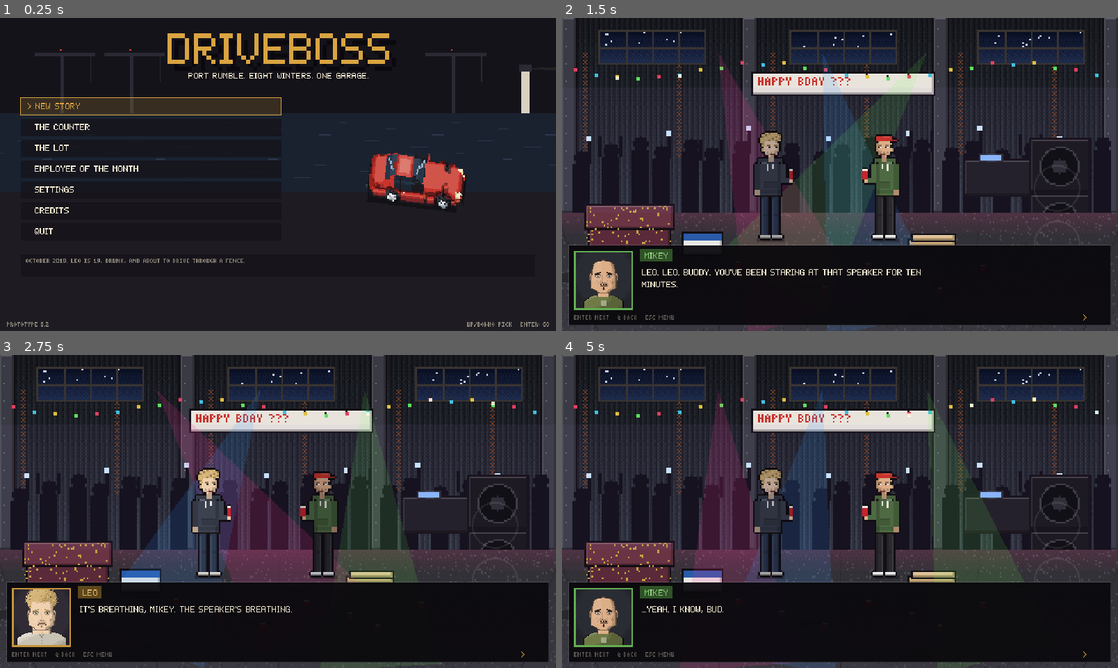
Above: before the commit, frames 1-4 (two rows, left to right).
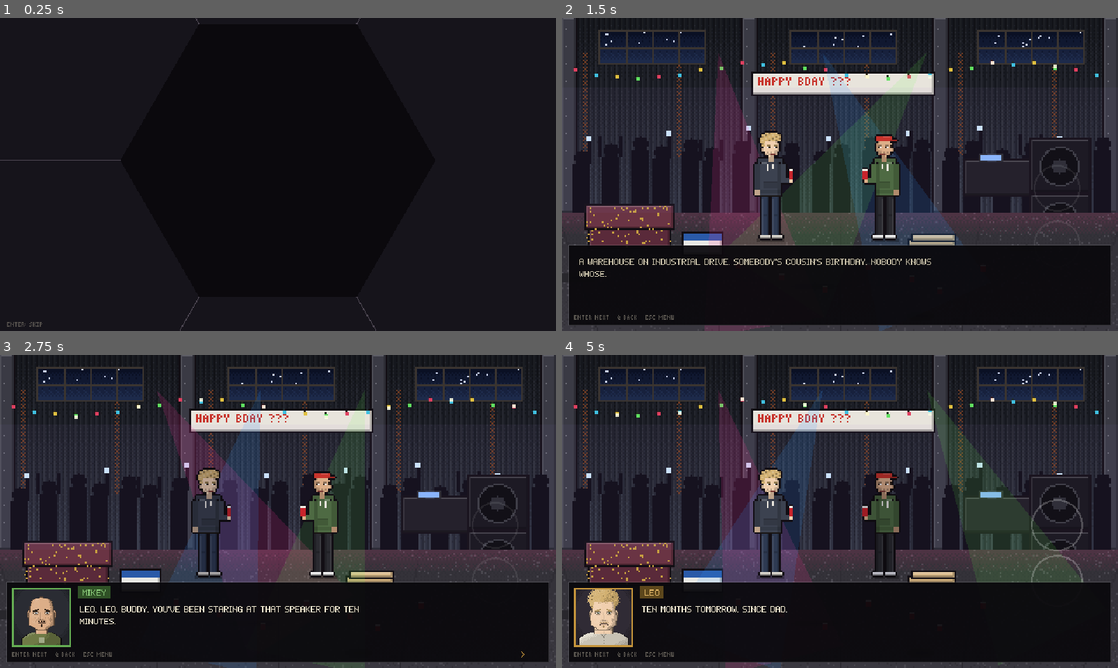
Above: after the commit, the same moments.

Repository: RileyPoirier23/Reckless-Rumble
Game: Godot game, scene res://ui/splash.tscn
The game is run twice, just before and just after one commit, with the same random seed, the same clock (stepped at 60 frames per second) and the same inputs. Before the commit the project starts from res://title.tscn.
Inputs (mouse positions are in pixels of both pictures, inside the frame that each line leads up to):
- Up to frame 1 (0.25 s): no input
- Up to frame 2 (1.5 s): tap Enter (ui_accept) at 0.5, 0.77, 1.07 s; move the mouse to (962, 158) at 0.52 s; hold C (blink_right) 0.53-1.25 s; hold F (use) 0.53-1.25 s; tap T (camera) at 0.6 s; click (962, 158) at 0.67 s; drag from (728, 190) to (812, 237) at 1.27 s
- Up to frame 3 (2.75 s): move the mouse to (333, 442) at 2.02 s; hold C (blink_right) from 2.03 s (still down); tap Enter (ui_accept) at 2.1 s; click (333, 442) at 2.17 s; tap T (camera) at 2.3 s
- Up to frame 4 (5 s): release C (blink_right) at 2.75 s; drag from (812, 574) to (673, 464) at 2.77 s; move the mouse to (1006, 558) at 3.52 s; hold Z (blink_left) 3.53-4.25 s; tap Y (camera_tilt) at 3.6 s; click (1006, 558) at 3.67 s; tap Enter (ui_accept) at 3.77, 3.8, 4.07 s; drag from (673, 464) to (756, 433) at 4.27 s

The runs differ from the first frame. In frame 1, 15% of the frame differs, in the area x 0-100%, y 0-100%; in frame 2, 11%; in frame 3, 11%; in frame 4, 13%.

Commit message:
DriveBoss: the 506 Clicks card at startup, the camera further out, easier steering
A shutter opens on the studio logo with a click before the title (any key
skips it; demos and tests go straight through). The chase camera sits
further out and looks further ahead, so the crossing and the car coming
are on screen. On the keyboard the lock winds on slower the faster you go,
with STEERING FEEL (relaxed, normal, sharp) in Settings > Controls, and
STREET's stability control holds a little harder. The skid batching no
longer appends to copies (nothing was drawn).

Co-Authored-By: Claude Fable 5.1 <noreply@anthropic.com>
Claude-Session: https://claude.ai/code/session_01LpRxdj6yhSD7VwojyLvBc9

Diff:
--- a/game/controls.gd
+++ b/game/controls.gd
@@ -250,7 +250,7 @@
 ## Gas, brake, steering, handbrake and clutch for the car this frame: from the wheel if one's set
 ## up, otherwise from the pad or the keyboard. On the keyboard the pedals and the steering ease in
 ## (keys are all or nothing), and back out quicker.
-static func drive_inputs(dt: float, steer_lock := 0.55) -> Array:
+static func drive_inputs(dt: float, steer_lock := 0.55, speed_ms := 0.0) -> Array:
 	if Wheel.active(): return Wheel.inputs(steer_lock)
 	var th := trigger("throttle")
 	var br := trigger("brake")
@@ -262,7 +262,10 @@
 		_kb[1] = move_toward(float(_kb[1]), br, dt * (6.0 if br > float(_kb[1]) else 12.0))
 		var s0 := float(_kb[2])
 		var turning_in := absf(st) > absf(s0) and (signf(st) == signf(s0) or is_zero_approx(s0))
-		_kb[2] = move_toward(s0, st, dt * (3.5 if turning_in else 7.0))
+		# (a tap at 100 km/h is a nudge, not a lane change: the lock winds on slower at speed)
+		var feel := String(GameSettings.get_v("controls", "steer_feel"))
+		var rate_in := lerpf(3.5, 1.4, clampf(speed_ms / 35.0, 0.0, 1.0)) * (0.75 if feel == "relaxed" else (1.35 if feel == "sharp" else 1.0))
+		_kb[2] = move_toward(s0, st, dt * (rate_in if turning_in else 8.0))
 		return [_kb[0], _kb[1], _kb[2], hb, cl]
 	_kb = [th, br, st]
 	return [th, br, st, hb, cl]
--- a/game/game_settings.gd
+++ b/game/game_settings.gd
@@ -10,7 +10,7 @@
 static var _loaded := false
 
 const DEFAULTS := {
-	"controls": { "transmission": "auto", "pad_deadzone": 0.14, "pad_curve": 1.7, "speed_steer": 1.0,
+	"controls": { "transmission": "auto", "pad_deadzone": 0.14, "pad_curve": 1.7, "speed_steer": 1.0, "steer_feel": "normal",
 		"trigger_deadzone": 0.06, "kb_ramp": true, "vibration": 1.0, "prompts": "auto", "clutch": "auto" },
 	# action -> [[kind, code, value, device], ...] where kind is key, joybtn or joyaxis; absent = defaults
 	"bindings": {},
--- a/game/project.godot
+++ b/game/project.godot
@@ -4,7 +4,7 @@
 [application]
 config/name="DriveBoss"
 config/description="Driving prototype: one car, two blocks of Port Rumble."
-run/main_scene="res://title.tscn"
+run/main_scene="res://ui/splash.tscn"
 config/features=PackedStringArray("4.5")
 boot_splash/bg_color=Color(0.06, 0.05, 0.07, 1)
 boot_splash/show_image=false
--- a/game/sim/car_sim.gd
+++ b/game/sim/car_sim.gd
@@ -613,7 +613,7 @@
 	# a handbrake slide on purpose, see esc_off): a real car brakes one wheel to stop a spin. Here it
 	# pulls the yaw back toward what the steering's asking for and bleeds off the sideways slide,
 	# harder the further the back's stepped out
-	var esc := 0.0 if esc_off or assist == Assist.SIM else (1.0 if assist == Assist.ARCADE else 0.6)
+	var esc := 0.0 if esc_off or assist == Assist.SIM else (1.0 if assist == Assist.ARCADE else 0.72)
 	if esc > 0.0 and avx > 4.0:
 		var want := vx * tan(steer) / L
 		var beta := atan2(vy, avx)
--- a/game/title.gd
+++ b/game/title.gd
@@ -179,6 +179,6 @@
 	var ls := Hud.wrap_lines(String(ITEMS[sel][1]), 146)
 	for k in mini(ls.size(), 2):
 		PixelFont.draw(self, DESC.position + Vector2(6, 5 + k * 9), ls[k], ASH)
-	PixelFont.draw(self, Vector2(8, 350), "PROTOTYPE 0.2", ASH)
+	PixelFont.draw(self, Vector2(8, 350), "IN DEVELOPMENT 0.3  506 CLICKS", ASH)
 	var hint := Hints.fmt("{updown}: PICK  {ui_accept}: GO")
 	PixelFont.draw(self, Vector2(632 - PixelFont.width(hint), 350), hint, ASH)
--- a/game/ui/hud_layout.gd
+++ b/game/ui/hud_layout.gd
@@ -36,12 +36,12 @@
 
 ## The camera, as drive.gd frames the car: the car sits below the screen's middle by how far the
 ## camera looks ahead, scaled by the zoom.
-const LOOK_BASE := 40.0
-const LOOK_GAIN := 0.14
-const LOOK_MAX := 70.0
-const ZOOM_REST := 1.2        # (was 1.55: too close to see the crossing you're about to go through)
-const ZOOM_FAST := 0.8
-const ZOOM_FULL_MS := 45.0
+const LOOK_BASE := 44.0
+const LOOK_GAIN := 0.2
+const LOOK_MAX := 96.0
+const ZOOM_REST := 1.05       # (was 1.55, then 1.2: you want to see the crossing, the car coming, the turn)
+const ZOOM_FAST := 0.62
+const ZOOM_FULL_MS := 40.0
 
 static func zoom_at(speed: float) -> float:
 	return lerpf(ZOOM_REST, ZOOM_FAST, clampf(speed / ZOOM_FULL_MS, 0.0, 1.0))
--- a/game/ui/settings_screen.gd
+++ b/game/ui/settings_screen.gd
@@ -80,6 +80,7 @@
 			out.append({ "kind": "choice", "sec": "controls", "key": "clutch", "label": "CLUTCH", "opts": ["auto", "pedal"], "desc": "PEDAL: THE CLUTCH IS YOURS (A WHEEL'S THIRD PEDAL, OR THE CLUTCH KEY). LET IT OUT WITH NO REVS AND IT STALLS. MANUAL GEARBOX ONLY." })
 			out.append({ "kind": "slider", "sec": "controls", "key": "pad_deadzone", "label": "STICK DEAD ZONE", "min": 0.04, "max": 0.3, "step": 0.02, "desc": "HOW FAR THE STICK MOVES BEFORE THE CAR STEERS. RAISE IT IF THE CAR WANDERS ON ITS OWN." })
 			out.append({ "kind": "slider", "sec": "controls", "key": "pad_curve", "label": "STICK CURVE", "min": 1.0, "max": 2.6, "step": 0.1, "desc": "1.0 IS STRAIGHT. HIGHER MEANS GENTLER NEAR THE MIDDLE, FULL LOCK STILL AT THE END." })
+			out.append({ "kind": "choice", "sec": "controls", "key": "steer_feel", "label": "STEERING FEEL", "opts": ["relaxed", "normal", "sharp"], "desc": "HOW QUICK THE KEYS AND STICK WIND THE LOCK ON. RELAXED IS EASIEST TO KEEP STRAIGHT; SHARP TURNS IN AT ONCE." })
 			out.append({ "kind": "slider", "sec": "controls", "key": "speed_steer", "label": "LESS LOCK AT SPEED", "min": 0.0, "max": 1.5, "step": 0.1, "desc": "HOW MUCH THE STICK AND KEYS STEER LESS AT SPEED, SO YOU DON'T SPIN IT ON THE HIGHWAY. 0 IS NONE." })
 			out.append({ "kind": "slider", "sec": "controls", "key": "trigger_deadzone", "label": "TRIGGER DEAD ZONE", "min": 0.0, "max": 0.2, "step": 0.02, "desc": "FOR WORN TRIGGERS THAT DON'T SIT AT ZERO." })
 			out.append({ "kind": "toggle", "sec": "controls", "key": "kb_ramp", "label": "EASE IN THE KEYBOARD", "desc": "KEYS ARE ON OR OFF: THIS EASES THE GAS, BRAKE AND STEERING IN, AND QUICKER BACK OUT." })
--- /dev/null
+++ b/game/ui/splash.gd
@@ -0,0 +1,97 @@
+## The studio card at startup: a shutter opens on 506 CLICKS, the click, and on to the title.
+## Any key, button or click skips it. Demos and tests go straight through.
+extends Node2D
+
+const INK := Color("0b090d")
+const BONE := Color("f3ead2")
+const GOLD := Color("d9a441")
+const ASH := Color("8a8478")
+const LIFE := 3.0                 # seconds on screen before it goes to the title on its own
+const CLICK_AT := 0.55            # the shutter's done opening, the click lands
+
+var t := 0.0
+var _left := false
+var _clicked := false
+var _player: AudioStreamPlayer
+
+func _ready() -> void:
+	if not OS.get_cmdline_user_args().is_empty() or GameSettings.testing():
+		_go()
+		return
+	_player = AudioStreamPlayer.new()
+	_player.stream = _click_sound()
+	_player.volume_db = -6.0
+	add_child(_player)
+
+func _go() -> void:
+	if _left: return
+	_left = true
+	get_tree().change_scene_to_file.call_deferred("res://title.tscn")
+
+func _input(e: InputEvent) -> void:
+	if _left: return
+	var skip: bool = (e is InputEventKey and e.pressed and not e.echo) \
+		or (e is InputEventJoypadButton and e.pressed) \
+		or (e is InputEventMouseButton and e.pressed)
+	if skip: _go()
+
+func _process(dt: float) -> void:
+	if _left: return
+	t += dt
+	if t >= CLICK_AT and not _clicked:
+		_clicked = true
+		if _player != null: _player.play()
+	if t >= LIFE: _go()
+	queue_redraw()
+
+func _draw() -> void:
+	draw_rect(Rect2(0, 0, 640, 360), INK)
+	if _left: return
+	var c := Vector2(320, 164)
+	# the shutter: six blades sliding open from a point, then the logo behind them lights up
+	var open := smoothstep(0.0, 1.0, clampf(t / CLICK_AT, 0.0, 1.0))
+	var flash := 1.0 - clampf((t - CLICK_AT) / 0.25, 0.0, 1.0) if t >= CLICK_AT else 0.0
+	var fade := 1.0 - clampf((t - (LIFE - 0.45)) / 0.45, 0.0, 1.0)
+	var lit := clampf((t - CLICK_AT) / 0.2, 0.0, 1.0) * fade
+	# the logo: a camera iris ring round the 506, CLICKS under it
+	if lit > 0.0:
+		var gold := Color(GOLD, lit)
+		draw_arc(c, 70.0, 0.0, TAU, 48, Color(gold, 0.35 * lit), 3.0)
+		for k in 6:
+			var a := k * TAU / 6.0 + t * 0.25
+			draw_line(c + Vector2.from_angle(a) * 62.0, c + Vector2.from_angle(a + 0.35) * 72.0, Color(gold, 0.6 * lit), 2.0)
+		PixelFont.draw_centered(self, c.x, c.y - 30.0, "506", gold, 8, Color(INK, lit))
+		PixelFont.draw_centered(self, c.x, c.y + 44.0, "CLICKS", Color(BONE, lit), 3, Color(INK, lit))
+		PixelFont.draw_centered(self, c.x, 282.0, "PRESENTS", Color(ASH, lit * 0.9), 1)
+	# the blades, over the logo, parting to the edges
+	var r := 420.0 * open
+	for k in 6:
+		var a0 := k * TAU / 6.0
+		var a1 := a0 + TAU / 6.0
+		var pts := PackedVector2Array([c + Vector2.from_angle(a0) * r, c + Vector2.from_angle(a0) * 900.0,
+			c + Vector2.from_angle(a1) * 900.0, c + Vector2.from_angle(a1) * r])
+		draw_colored_polygon(pts, Color("16141b"))
+		draw_line(c + Vector2.from_angle(a0) * r, c + Vector2.from_angle(a0) * 900.0, Color(0.3, 0.28, 0.32), 1.0)
+	if flash > 0.0: draw_rect(Rect2(0, 0, 640, 360), Color(1.0, 0.96, 0.85, 0.55 * flash))
+	PixelFont.draw(self, Vector2(8, 350), Hints.fmt("{ui_accept}: SKIP"), Color(ASH, 0.5 * fade))
+
+## A camera's click: a short burst of noise with a bright edge, made here (no file).
+static func _click_sound() -> AudioStreamWAV:
+	var rate := 22050
+	var n := int(rate * 0.09)
+	var data := PackedByteArray()
+	data.resize(n * 2)
+	var rng := RandomNumberGenerator.new()
+	rng.seed = 506
+	for i in n:
+		var tt := float(i) / rate
+		var env := exp(-tt * 70.0)
+		var v := (rng.randf() * 2.0 - 1.0) * 0.6 * env + sin(tt * TAU * 1900.0) * 0.5 * exp(-tt * 140.0) \
+			+ sin(tt * TAU * 420.0) * 0.25 * exp(-tt * 40.0)
+		var s := int(clampf(v, -1.0, 1.0) * 32000.0)
+		data.encode_s16(i * 2, s)
+	var w := AudioStreamWAV.new()
+	w.format = AudioStreamWAV.FORMAT_16_BITS
+	w.mix_rate = rate
+	w.data = data
+	return w
--- /dev/null
+++ b/game/ui/splash.tscn
@@ -0,0 +1,6 @@
+[gd_scene load_steps=2 format=3]
+
+[ext_resource type="Script" path="res://ui/splash.gd" id="1"]
+
+[node name="Splash" type="Node2D"]
+script = ExtResource("1")
--- a/game/world/player_car.gd
+++ b/game/world/player_car.gd
@@ -320,7 +320,7 @@
 ## The driver's inputs, plus the help a modern car gives you on STREET (traction control and
 ## a little stability control). SIM gives you none; ARCADE gives you more.
 func _inputs(dt: float) -> Array:
-	var ins := Controls.drive_inputs(dt, float(spec.get("steer_lock", 0.55)))
+	var ins := Controls.drive_inputs(dt, float(spec.get("steer_lock", 0.55)), sim.speed())
 	var th: float = ins[0]
 	var br: float = ins[1]
 	var st: float = ins[2]
--- a/game/world/skids.gd
+++ b/game/world/skids.gd
@@ -40,19 +40,22 @@
 ## One draw command a width, not one a mark: thousands of marks (a long burnout, then a drive)
 ## used to be thousands of commands, and past the renderer's budget for a frame it crashed.
 func _draw() -> void:
-	var by_w := {}                    # width -> [points, colours]
+	# (packed arrays copy on assignment: each group's arrays are built in locals and put back)
+	var pts_by_w := {}                # width -> points (pairs)
+	var cols_by_w := {}               # width -> a colour a segment
 	for i in alphas.size():
 		var c := colors[i]
 		c.a = alphas[i]
 		var w: float = widths[i] if i < widths.size() else 3.0
-		if not by_w.has(w): by_w[w] = [PackedVector2Array(), PackedColorArray()]
-		var b: Array = by_w[w]
-		(b[0] as PackedVector2Array).append(segs[i * 2])
-		(b[0] as PackedVector2Array).append(segs[i * 2 + 1])
-		(b[1] as PackedColorArray).append(c)
-	for w in by_w:
-		var b: Array = by_w[w]
-		draw_multiline_colors(b[0], b[1], float(w))
+		var pts: PackedVector2Array = pts_by_w.get(w, PackedVector2Array())
+		var cs: PackedColorArray = cols_by_w.get(w, PackedColorArray())
+		pts.append(segs[i * 2])
+		pts.append(segs[i * 2 + 1])
+		cs.append(c)
+		pts_by_w[w] = pts
+		cols_by_w[w] = cs
+	for w in pts_by_w:
+		draw_multiline_colors(pts_by_w[w], cols_by_w[w], float(w))
 
 ## What a tire leaves rolling over soft ground: [colour, strength, width px], or [] on the hard stuff.
 static func rut(surface: String, snow_cover: float) -> Array:
Not shown, added: game/tests/trailer_video.gd.uid
Not shown, added: game/ui/splash.gd.uid
Not shown, changed: game/README.md
